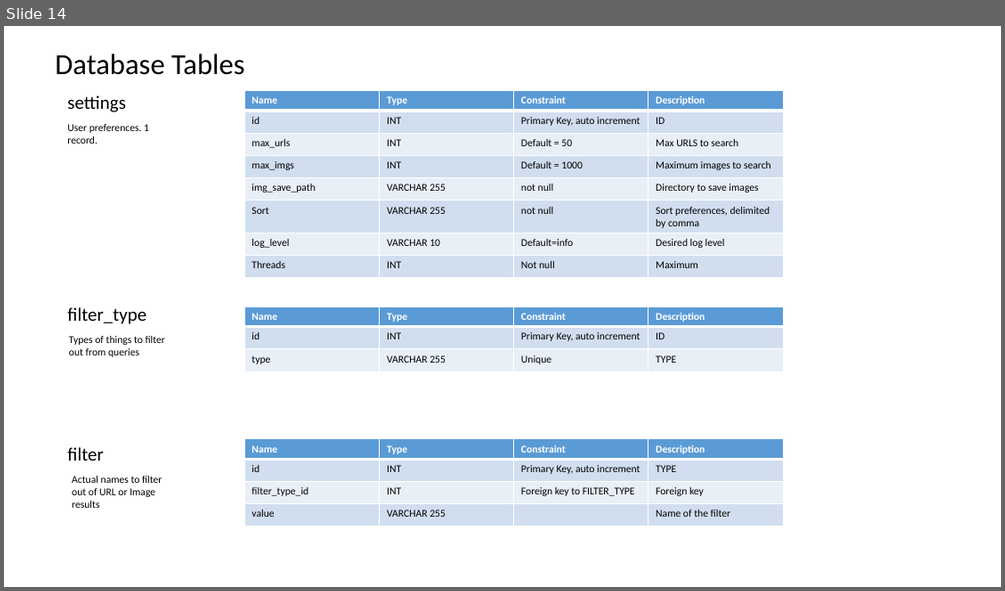
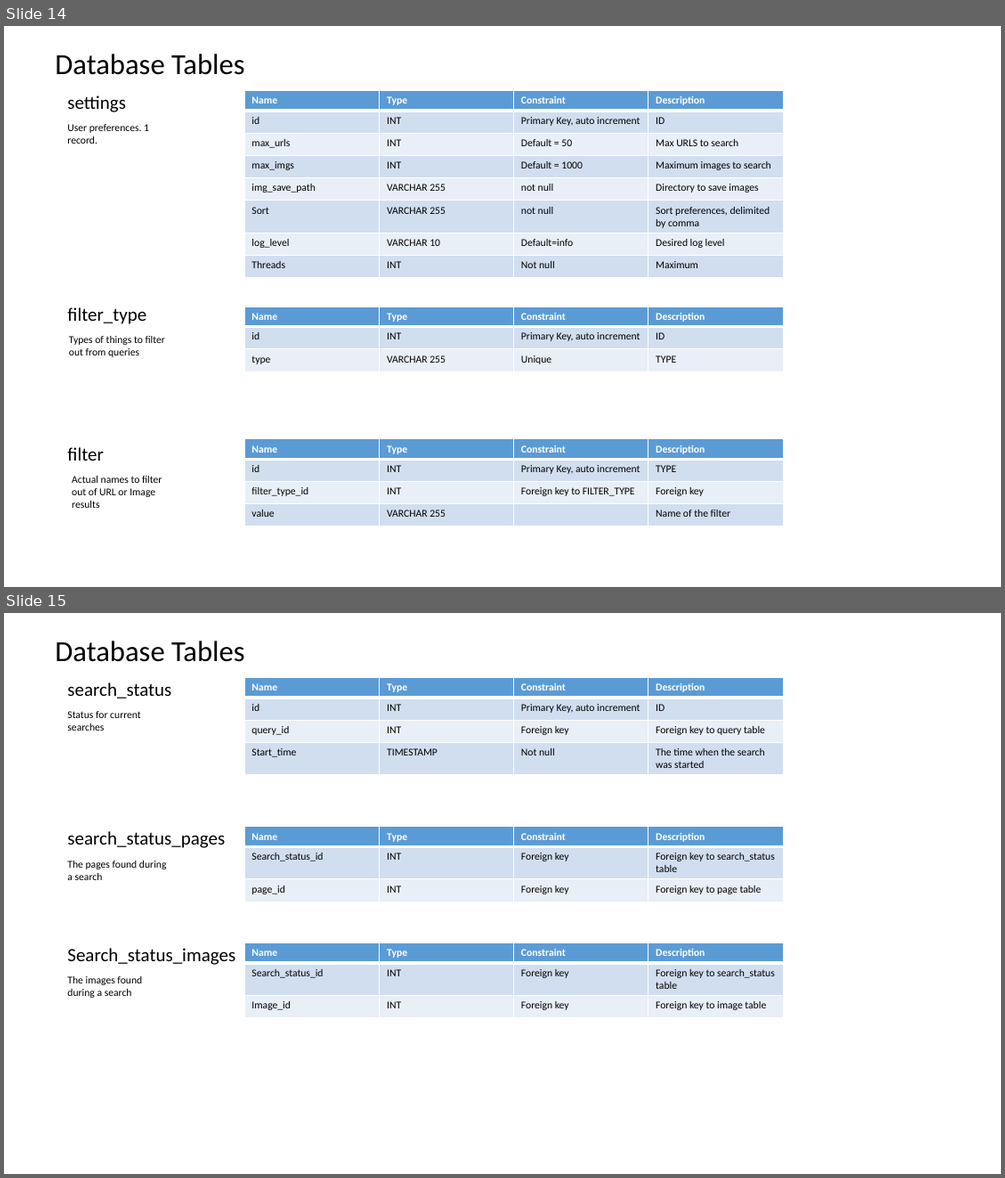
Before and after one commit to datim/squid, a slide deck: docs/design.pptx. Shown one above the other, each under a label of ours: slide 14 before the commit, slides 14 and 15 after it. The pictures are 1005x591 and 1005x1178 pixels, drawn with LibreOffice and Linux fonts; fonts in the diff are those of the drawing. Boxes give left, top, right and bottom in pixels: in the first picture for what was removed or moved away, otherwise in the second. Text is boxed around its words. In the diff, an @@ line names an element or a change of style, - is before the commit and + after.

```diff
--- a/docs/design.pptx
+++ b/docs/design.pptx
@@ slide 15 added at (4,613,1001,1174), background #FFFFFF @@
@@ text added at (55,641,245,662), 28 pt, text #000000 @@
+Database Tables
@@ text added at (67,682,171,698), 18 pt, text #000000 @@
+search_status
@@ table added at (245,677,784,784), 4 rows, 4 columns @@
+Name | Type | Constraint | Description
+id | INT | Primary Key, auto increment | ID
+query_id | INT | Foreign key | Foreign key to query table
+Start_time | TIMESTAMP | Not null | The time when the search was started
@@ text added at (67,711,141,730), 10 pt, text #000000 @@
+Status for current searches
@@ text added at (67,831,225,848), 18 pt, text #000000 @@
+search_status_pages
@@ table added at (245,827,784,901), 3 rows, 4 columns @@
+Name | Type | Constraint | Description
+Search_status_id | INT | Foreign key | Foreign key to search_status table
+page_id | INT | Foreign key | Foreign key to page table
@@ text added at (67,860,167,880), 10 pt, text #000000 @@
+The pages found during a search
@@ text added at (67,948,235,965), 18 pt, text #000000 @@
+Search_status_images
@@ table added at (245,943,784,1018), 3 rows, 4 columns @@
+Name | Type | Constraint | Description
+Search_status_id | INT | Foreign key | Foreign key to search_status table
+Image_id | INT | Foreign key | Foreign key to image table
@@ text added at (67,976,142,997), 10 pt, text #000000 @@
+The images found during a search
```
Also in this commit, not shown: 1 slide changed, 3 other files.
